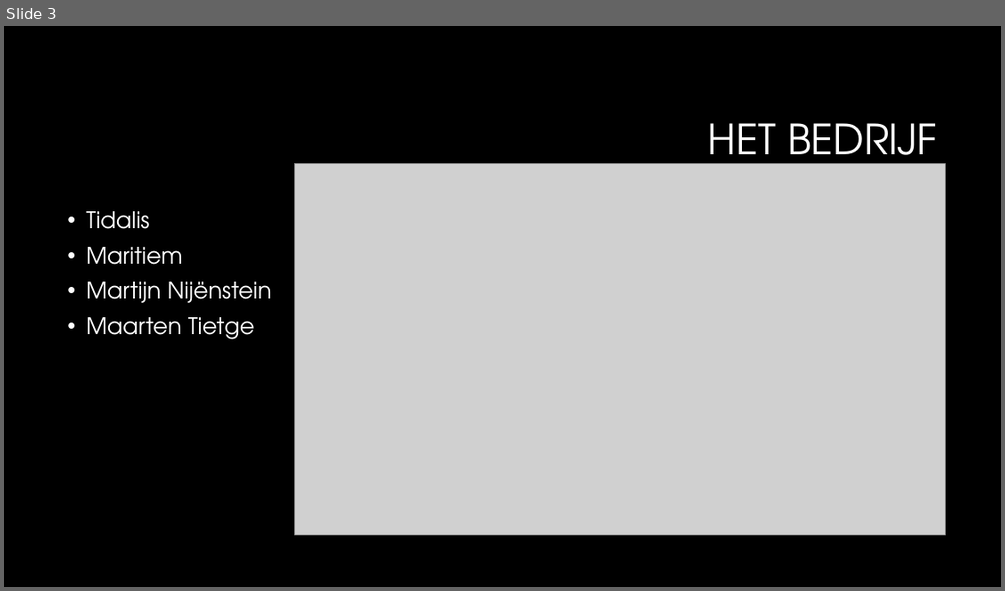
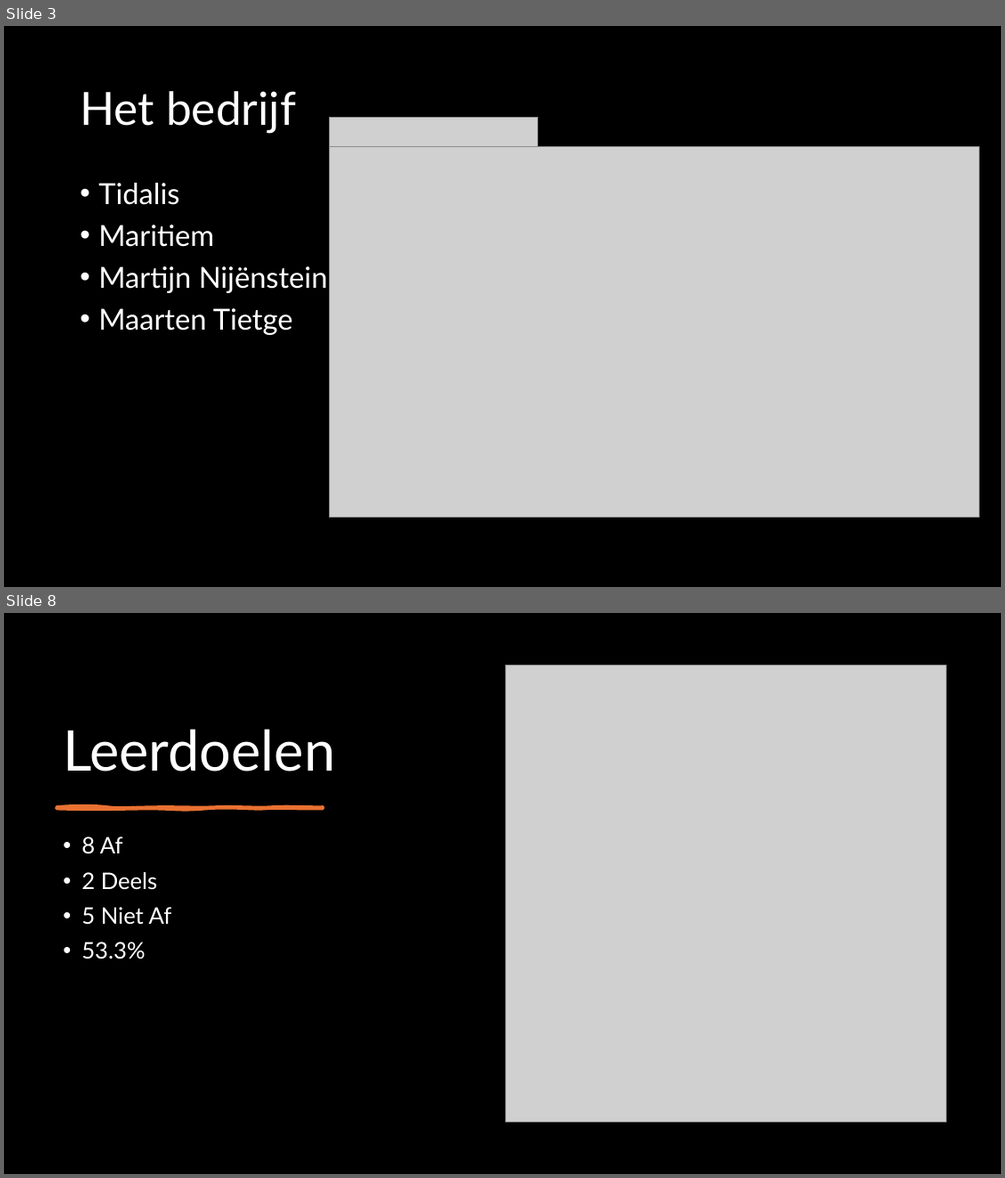
Before and after one commit to TomHeij/Project5-6, a slide deck: Opleverset_Project_5-6/Manage_&_Control/50% Presentatie.pptx. Shown one above the other, each under a label of ours: slide 3 before the commit, slides 3 and 8 after it; the slides between them are not shown. The pictures are 1005x591 and 1005x1178 pixels, drawn with LibreOffice and Linux fonts; fonts in the diff are those of the drawing; grey boxes stand for pictures; background and template pictures are left out. Boxes give left, top, right and bottom in pixels: in the first picture for what was removed or moved away, otherwise in the second. Text is boxed around its words. In the diff, an @@ line names an element or a change of style, - is before the commit and + after.

```diff
--- a/Opleverset_Project_5-6/Manage_&_Control/50% Presentatie.pptx
+++ b/Opleverset_Project_5-6/Manage_&_Control/50% Presentatie.pptx
@@ slide 8 added at bbox=[4, 613, 1001, 1174], background #000000 @@
@@ picture added at bbox=[506, 666, 947, 1121] @@
@@ title added at bbox=[63, 729, 335, 771], 54 pt, text #FFFFFF @@
+Leerdoelen
@@ freeform shape added at bbox=[57, 807, 323, 809], fill #E97132, outline #E97132 3 pt @@
@@ text added at bbox=[81, 836, 172, 959], 22 pt, text #FFFFFF @@
+• 8 Af
+• 2 Deels
+• 5 Niet Af
+• 53.3%
@@ slide 3 changed as well @@
@@ title at bbox=[80, 91, 296, 133]: text changed; size 40 to 44 pt; font TeX Gyre Adventor to Lato @@
-HET BEDRIJF
+Het bedrijf
@@ picture added at bbox=[329, 117, 538, 146] @@
@@ picture: place and size @@
-picture at bbox=[295, 164, 945, 534]
+picture at bbox=[329, 146, 979, 517]
@@ text "Tidalis": place and size @@
-text "Tidalis" at bbox=[86, 211, 272, 339]
+text "Tidalis" at bbox=[98, 183, 328, 335]
@@ text "Tidalis" at bbox=[98, 183, 328, 335]: size 22 to 28 pt, font TeX Gyre Adventor to Lato @@
```
Also in this commit, not shown: 5 other slides changed, 2 other slides added, 1 slide removed.
